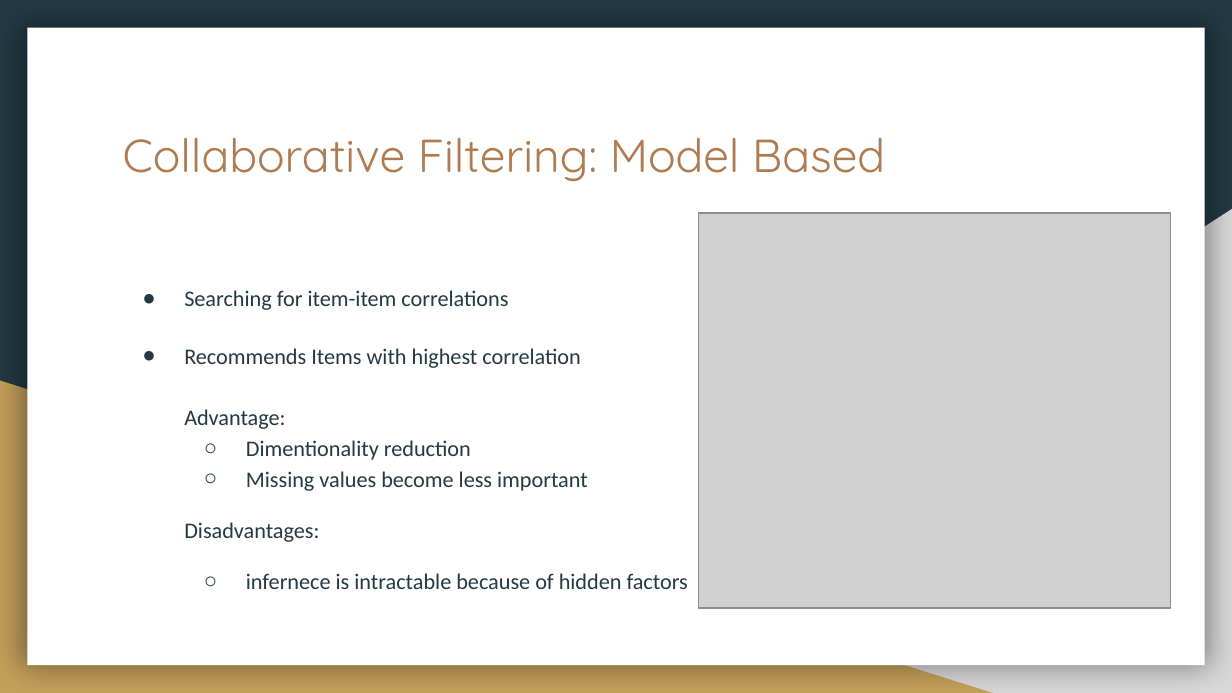
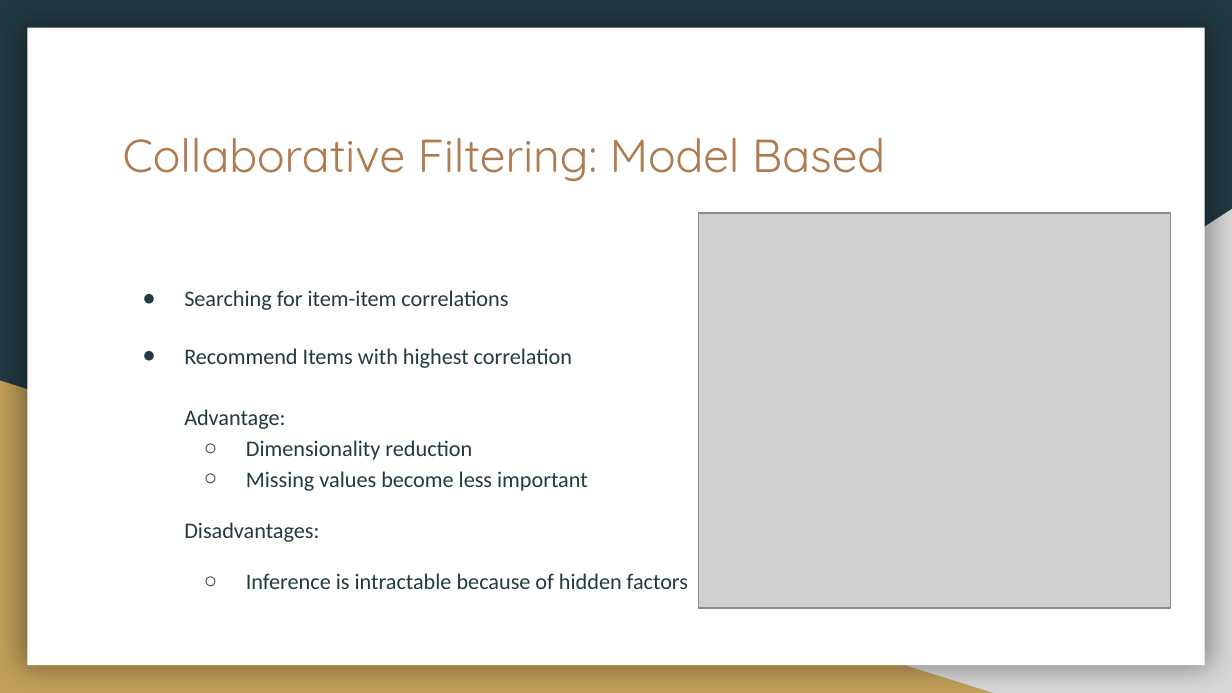
Before and after one commit to Benedkt93/movie_recommendation, a slide deck: slide 9 of Presentation/Final Project_ Recommendation Systems.pptx. Drawn at 1232x693 pixels with LibreOffice and Linux fonts; fonts in the diff are those of the drawing; grey boxes stand for pictures. Boxes give left, top, right and bottom in pixels: in the first picture for what was removed or moved away, otherwise in the second. Text is boxed around its words. In the diff, an @@ line names an element or a change of style, - is before the commit and + after.

```diff
--- a/Presentation/Final Project_ Recommendation Systems.pptx
+++ b/Presentation/Final Project_ Recommendation Systems.pptx
@@ text at (184, 348, 572, 460): text changed @@
-● Recommends Items with highest correlation
-  Advantage:
-  ○ Dimentionality reduction
+● Recommend Items with highest correlation
+  Advantage:
+  ○ Dimensionality reduction
@@ text at (246, 573, 688, 589): text changed @@
-  ○ infernece is intractable because of hidden factors
+  ○ Inference is intractable because of hidden factors
```
Also in this commit, not shown: 2 other slides changed, 1 slide added, 1 slide removed.
